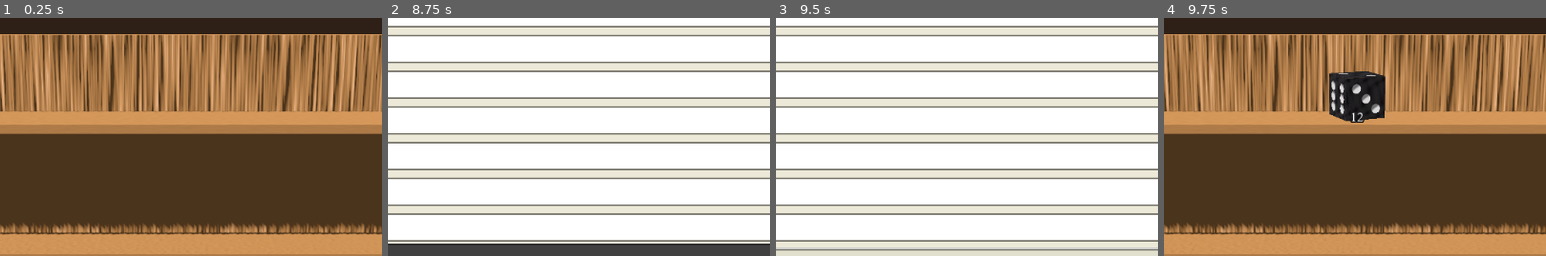
Above: before the commit, frames 1-4 (left to right).
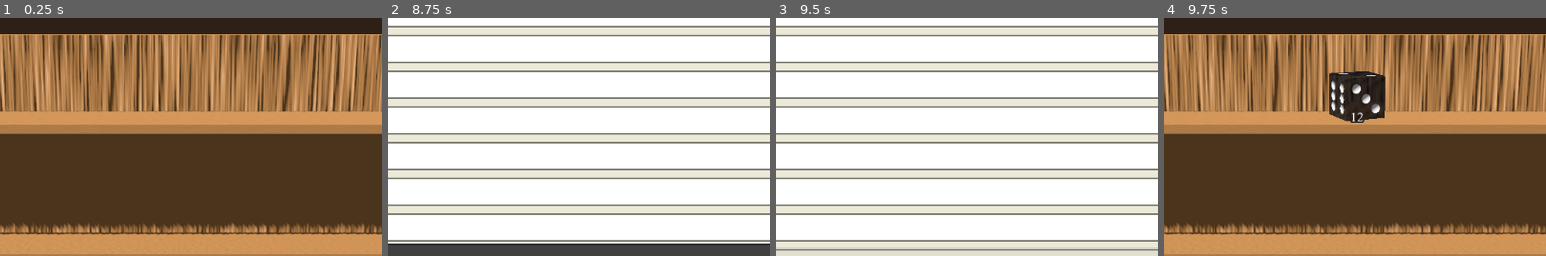
Above: after the commit, the same moments.

Repository: siyangsun/gamba
Game: Godot game, scene res://main.tscn
Two runs of this game, one before a commit and one after it. Both use one fixed random seed, a clock stepped at 60 frames per second and the inputs below. Sound files missing from this copy of the repository are replaced by a short silence.
Inputs (mouse positions are % of the whole screen's width and height, from its top left):
- Up to frame 1 (0.25 s): no input
- Up to frame 2 (8.75 s): click "+ New Die" at 0.5 s; click (55, 18) at 1.27 s; type "12" at 1.35 s; click (55, 25) at 1.5 s; type "12" at 1.58 s; click (55, 33) at 1.73 s; type "12" at 1.82 s; click (55, 40) at 2.02 s; type "12" at 2.1 s; click (55, 48) at 2.25 s; type "12" at 2.33 s; click (55, 55) at 2.48 s; type "12" at 2.57 s; click (55, 63) at 2.77 s; type "12" at 2.85 s; click "Ivory" at 3.5 s; click "Ivory" at 4.25 s; click "Onyx" at 5 s; click "Onyx" at 5.75 s; click "Onyx" at 6.5 s; click "Cancel" at 7.25 s; click "Ruby" at 8 s
- Up to frame 3 (9.5 s): click "Ruby" at 8.75 s
- Up to frame 4 (9.75 s): click "Save Die" at 9.5 s
The pictures show only the part of the screen within x 25-75%, y 19-69%; the shares and areas given below are measured in that part.

Frames 1-3 are identical in both runs. In frame 4, 0.1% of the frame differs, in the area x 43-57%, y 22-41%.

Commit message:
feat: use screen-space refraction for gem dice instead of flat alpha blend
Co-Authored-By: Claude Sonnet 5 <noreply@anthropic.com>

Diff:
--- a/scripts/die.gd
+++ b/scripts/die.gd
@@ -163,6 +163,10 @@
 			mat.clearcoat = 0.8
 			mat.transparency = BaseMaterial3D.TRANSPARENCY_ALPHA
 			mat.albedo_color.a = 0.82
+			# bend what's behind instead of just fading it, so it reads as a
+			# gem catching/refracting light rather than plain see-through
+			mat.refraction_enabled = true
+			mat.refraction_scale = 0.09
 		"acrylic":
 			mat.metallic = 0.0
 			mat.roughness = 0.12
